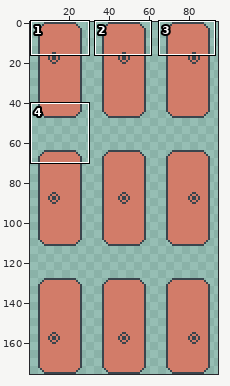
Pixel-art file -- assets/actor/player/aseprite/player.aseprite. The picture above shows the old version from afar; the outline marks the close-up.
Close-up. As it was:
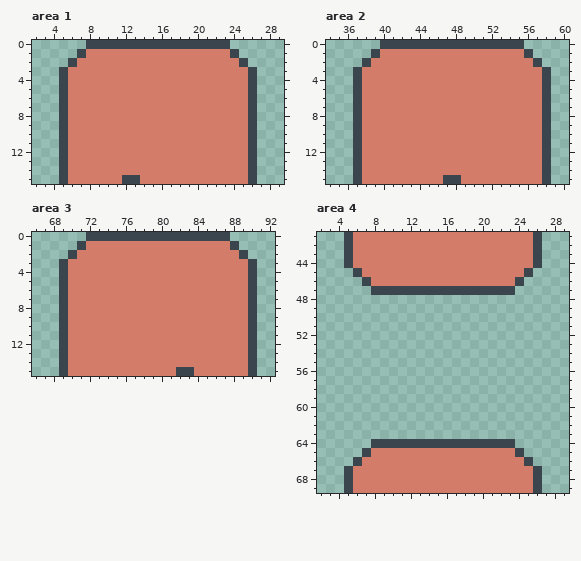
96x176 pixels, 1 frame. Shown: area 1: x 2..29, y 0..15; area 2: x 34..60, y 0..15; area 3: x 66..92, y 0..15; area 4: x 2..29, y 41..69. The wide view leaves out empty margins. The commit also changed other parts of the picture, which this record leaves out.
After:
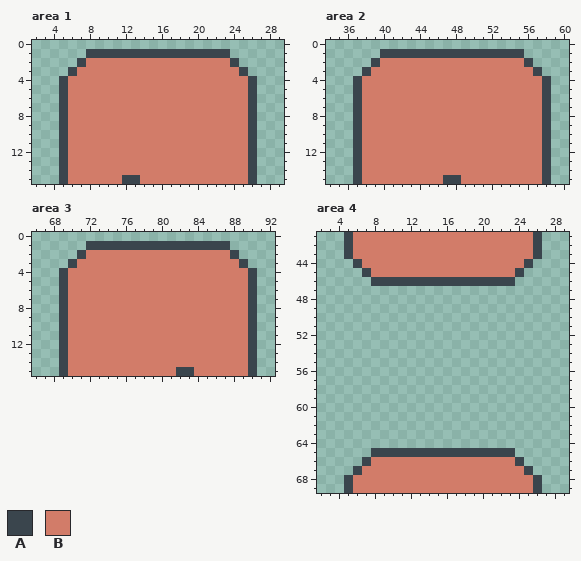
Palette (. is transparent): A #3a454d  B #d27c69
Diff:
Area 1:
Colour B becomes colour A in row 1 at x 8 to 23; in row 2 at x 7 and 24; in row 3 at x 6 and 25.
Colour A is removed in row 0 at x 8 to 23; in row 1 at x 7 and 24; in row 2 at x 6 and 25; in row 3 at x 5 and 26.
Area 2:
Colour B becomes colour A in row 1 at x 40 to 55; in row 2 at x 39 and 56; in row 3 at x 38 and 57.
Colour A is removed in row 0 at x 40 to 55; in row 1 at x 39 and 56; in row 2 at x 38 and 57; in row 3 at x 37 and 58.
Area 3:
Colour B becomes colour A in row 1 at x 72 to 87; in row 2 at x 71 and 88; in row 3 at x 70 and 89.
Colour A is removed in row 0 at x 72 to 87; in row 1 at x 71 and 88; in row 2 at x 70 and 89; in row 3 at x 69 and 90.
Area 4:
Colour B becomes colour A in row 44 at x 6 and 25; in row 45 at x 7 and 24; in row 46 at x 8 to 23; in row 65 at x 8 to 23; in row 66 at x 7 and 24; in row 67 at x 6 and 25.
Colour A is removed in row 44 at x 5 and 26; in row 45 at x 6 and 25; in row 46 at x 7 and 24; in row 47 at x 8 to 23; in row 64 at x 8 to 23; in row 65 at x 7 and 24.
Colour A is removed in row 66 at x 6 and 25; in row 67 at x 5 and 26.
Pixel boxes of the changes (left, top, right, bottom) in both close-ups:
changed: (59, 40, 257, 76)
changed: (353, 40, 551, 76)
changed: (59, 232, 257, 268)
changed: (344, 259, 542, 295)
changed: (344, 439, 542, 475)
